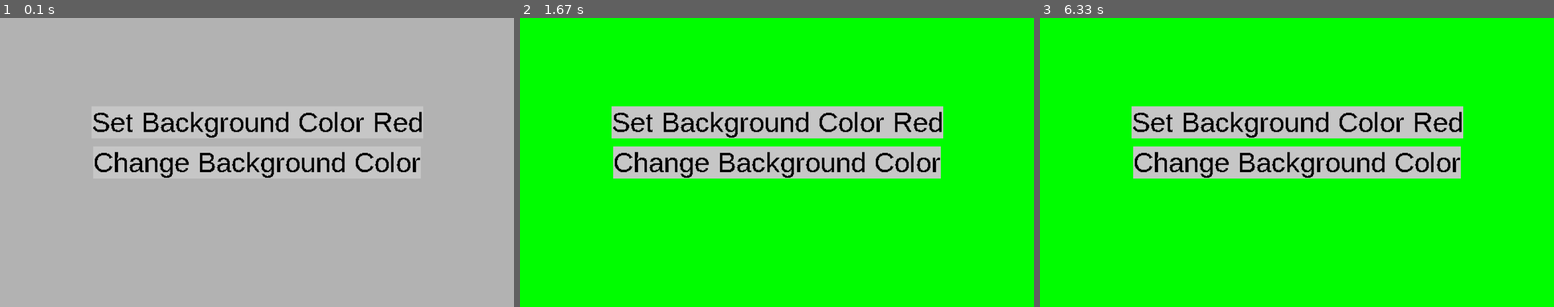
Above: before the commit, frames 1-3 (left to right).
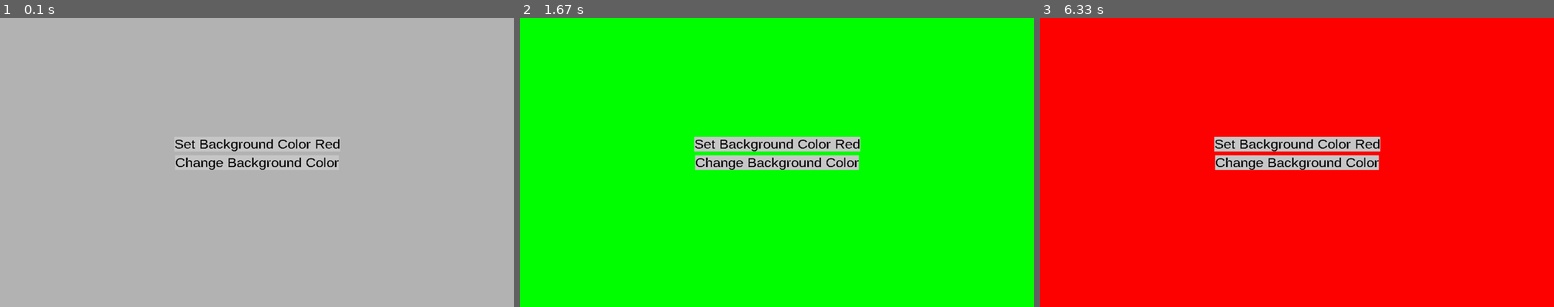
Above: after the commit, the same moments.

Repository: LZX1000/Games
Game: pygame game, started from templates/pygame_1/main.py
The game is run twice, just before and just after one commit, with the same random seed, the same clock (stepped at 60 frames per second) and the same inputs.
Inputs (mouse positions are in pixels of both pictures, inside the frame that each line leads up to):
- Up to frame 1 (0.1 s): no input
- Up to frame 2 (1.67 s): click (777, 162) at 0.38 s
- Up to frame 3 (6.33 s): click (1317, 150) at 6.22 s

The runs differ from the first frame. In frame 1, 3.7% of the frame differs, in the area x 18-83%, y 32-56%; in frame 2, 14%; in frame 3, 99%, in the area x 0-100%, y 0-100%.

Commit message:
Resize display

Diff:
--- a/templates/pygame_1/display.py
+++ b/templates/pygame_1/display.py
@@ -8,9 +8,9 @@
 type color = tuple[int, int, int]
 type coords = tuple[int, int]
 
-DEFAULT_INTERNAL_RESOLUTION = (640, 360)
+DEFAULT_INTERNAL_RESOLUTION = (1280, 780)
 DEFAULT_EXTERNAL_RESOLUTION = (1920, 1080)
-FONT_SCALE_FACTOR = 18
+FONT_SCALE_FACTOR = 36
 
 class Display:
     __slots__ = (
Not shown, changed: .gitignore
